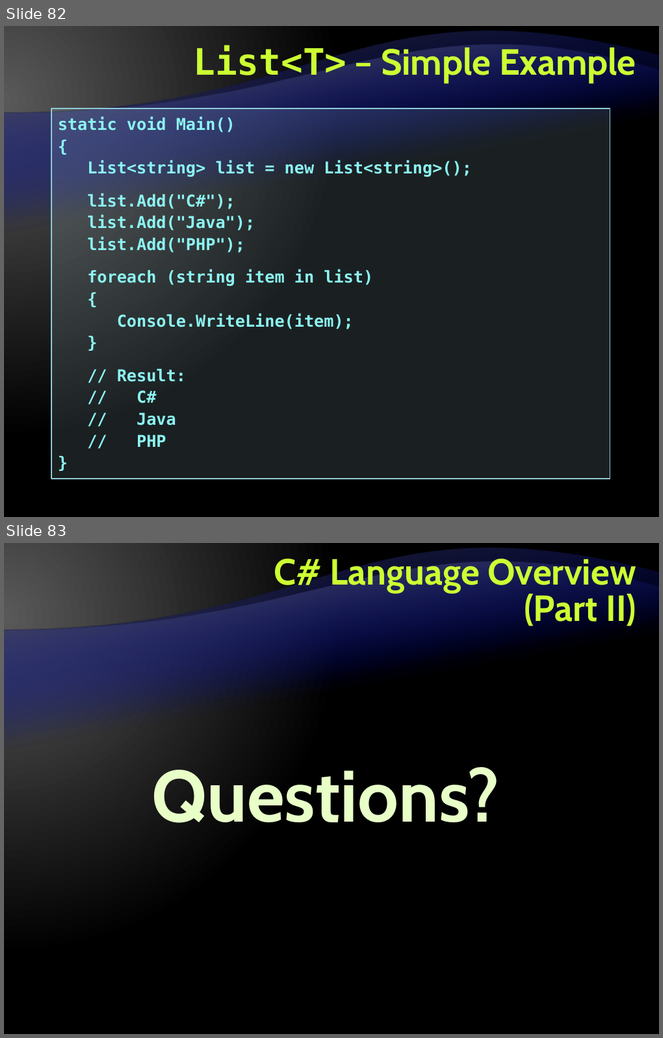
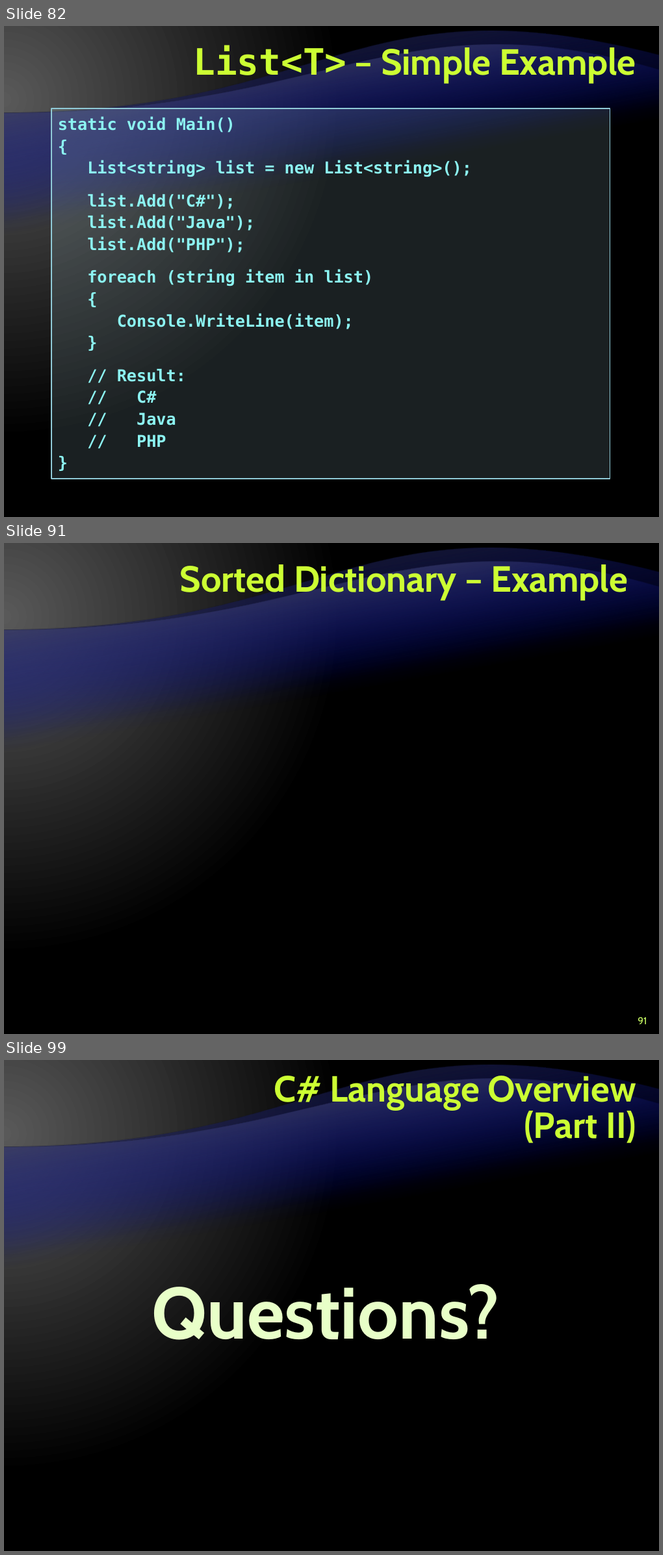
Before and after one commit to Graveheart/aspnetcourse, a slide deck: lectures/3. C# Language Overview - Part II.pptx. Shown one above the other, each under a label of ours: slides 82 and 83 before the commit, slides 82, 91 and 99 after it; the slides between them are not shown. The pictures are 663x1038 and 663x1555 pixels, drawn with LibreOffice and Linux fonts; fonts in the diff are those of the drawing; background and template pictures are left out. Boxes give left, top, right and bottom in pixels: in the first picture for what was removed or moved away, otherwise in the second. Text is boxed around its words. In the diff, an @@ line names an element or a change of style, - is before the commit and + after.

```diff
--- a/lectures/3. C# Language Overview - Part II.pptx
+++ b/lectures/3. C# Language Overview - Part II.pptx
@@ slide 91 added at [4,543,659,1034], background gradient #595959 to #000000; not listed: 2 template elements that a slide beside it also shows @@
@@ title added at [180,561,628,600], 40 pt, text #CCFF33, bold @@
+Sorted Dictionary – Example
@@ page number added at [638,1017,647,1025], 11 pt, text #CCFF66 @@
+91
@@ what was slide 83 is now slide 99 @@
```
Also in this commit, not shown: 15 other slides added.
